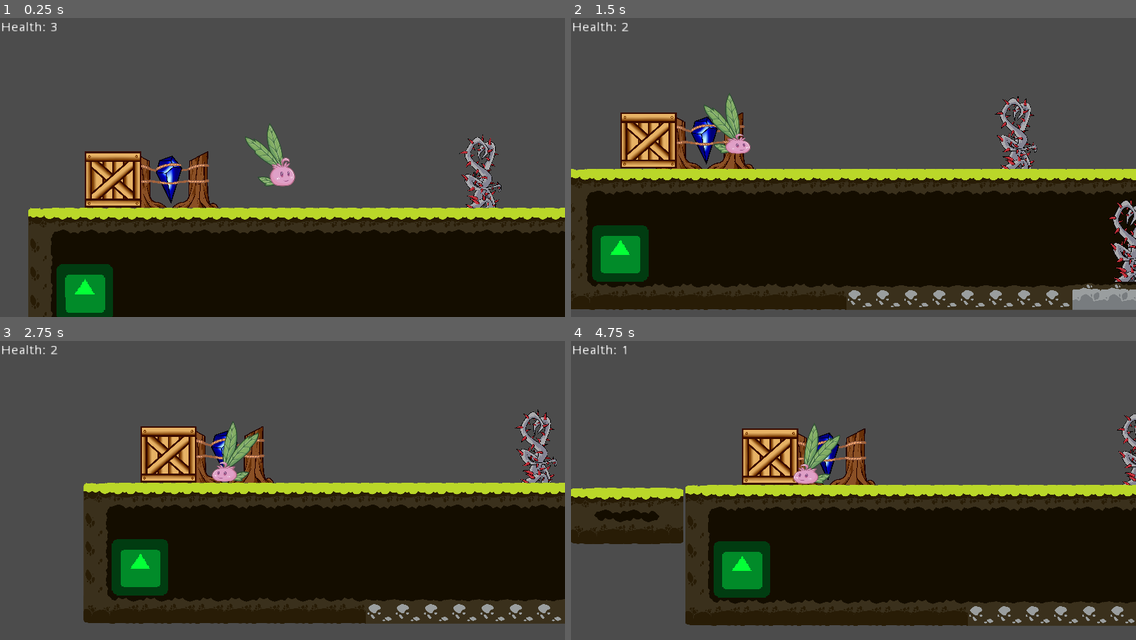
Above: before the commit, frames 1-4 (two rows, left to right).
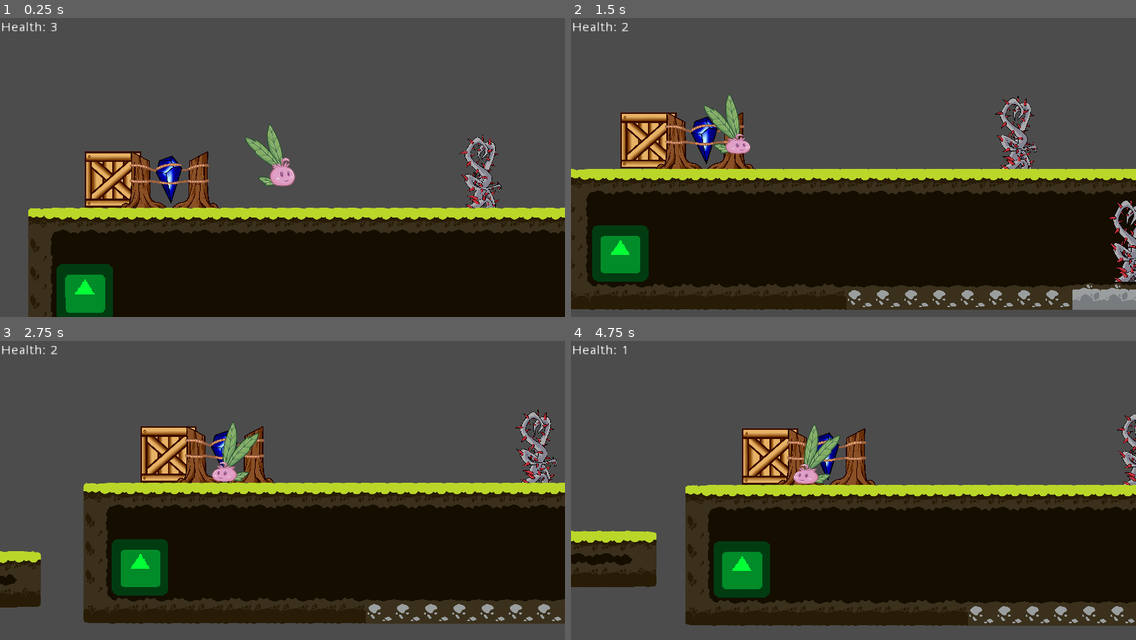
Above: after the commit, the same moments.

Repository: DamianKoch1/OnionsAdventure
Game: Godot game, scene res://Levels/Prototype.tscn
The game is run twice, just before and just after one commit, with the same random seed, the same clock (stepped at 60 frames per second) and the same inputs. The project has no main scene, so this scene is started directly. The engine's default icon, where the game draws it, is replaced by a stand-in: a white triangle on a blue panel in a dark square.
Inputs:
- Up to frame 1 (0.25 s): no input
- Up to frame 2 (1.5 s): hold Right (ui_right) from 0.53 s (still down); tap Space (jump) at 0.6, 0.77, 1.07 s; tap E (push) at 1.35 s
- Up to frame 3 (2.75 s): tap Space (jump) at 1.52, 1.55, 1.82, 2.1 s; release Right (ui_right) at 2.03 s; hold Left (ui_left) from 2.03 s (still down)
- Up to frame 4 (4.75 s): release Left (ui_left) at 2.78 s; hold Right (ui_right) 2.78-4.28 s; tap E (push) at 2.85, 4.35 s; tap Space (jump) at 3.02, 3.05, 3.32, 3.6, 3.77, 4.07, 4.52, 4.55 s; hold Left (ui_left) from 4.28 s (still down)

The runs differ from the first frame. In frame 1, 0.3% of the frame differs, in the area x 21-25%, y 45-64%; in frame 2, 0.3%; in frame 3, 1.7%; in frame 4, 6.0%, in the area x 0-100%, y 29-83%.

Commit message:
box correctly behaves on moving platforms

Diff:
--- a/Levels/Level 1.tscn
+++ b/Levels/Level 1.tscn
@@ -18,7 +18,7 @@
 [ext_resource path="res://Assets/Trees/asset_tree_stump_large_1.png" type="Texture" id=16]
 [ext_resource path="res://Assets/Stones/asset_stone_large_2.png" type="Texture" id=17]
 
-[node name="Node2D" index="0" instance=ExtResource( 1 )]
+[node name="Node2D" instance=ExtResource( 1 )]
 
 _sections_unfolded = [ "Transform" ]
 
--- a/Levels/Prototype.tscn
+++ b/Levels/Prototype.tscn
@@ -17,7 +17,7 @@
 [ext_resource path="res://Objects/Obstacles/DamagingObstacle.tscn" type="PackedScene" id=15]
 [ext_resource path="res://Assets/asset_vine_thorns_1.png" type="Texture" id=16]
 
-[node name="Node" type="Node"]
+[node name="Node" type="Node" index="0"]
 
 [node name="Goal" parent="." index="0" instance=ExtResource( 1 )]
 
@@ -139,7 +139,7 @@
 position = Vector2( -224, 544 )
 script = ExtResource( 7 )
 _sections_unfolded = [ "Transform" ]
-platformSpeed = 2
+platformSpeed = 0.8
 
 [node name="TileMap" parent="EarthStone5" index="0" instance=ExtResource( 8 )]
 
--- a/Objects/Box/Box.gd
+++ b/Objects/Box/Box.gd
@@ -5,8 +5,11 @@
 export var brakeSpeed = 0.08
 onready var isPushed = false
 export var gravity = 12
+onready var worldNode = get_parent()
+onready var ray = $RayCast2D
 
 func _physics_process(delta):
+	rayUpdate()
 	if isPushed == true:
 		motion.x = player.motion.x
 		if abs(player.motion.y) >= 20 || abs(motion.y) >= 20:
@@ -25,3 +28,24 @@
 			elif isPushed == false:
 				isPushed = true
 				global_position.x = global_position.x + (global_position.x - player.global_position.x)/4.2
+
+func rayUpdate():
+	ray.force_raycast_update()
+	if ray.is_colliding():
+		var col = ray.get_collider()
+		if col.get_class() == "Area2D":
+			ray.add_exception(col)
+		if global_position.distance_to(ray.get_collision_point()) <= 40:
+			attachTo(col)
+		elif global_position.distance_to(ray.get_collision_point()) > 40:
+			attachTo(worldNode)
+	else:
+		attachTo(worldNode)
+
+func attachTo(obj):
+	if obj.get_class() != "Area2D":
+		var transf = get_global_transform()
+		get_parent().remove_child(self)
+		obj.add_child(self)
+		set_global_transform(transf)
+		rotation_degrees = 0
--- a/Objects/Box/Box.tscn
+++ b/Objects/Box/Box.tscn
@@ -50,4 +50,11 @@
 scale = Vector2( 1, 0.52833 )
 shape = SubResource( 2 )
 
+[node name="RayCast2D" type="RayCast2D" parent="." index="3"]
+
+enabled = true
+exclude_parent = true
+cast_to = Vector2( 0, 50 )
+collision_mask = 1
+
 [connection signal="body_entered" from="Area2D" to="." method="_on_Area2D_body_entered"]
--- a/Objects/Runes/EarthStone.gd
+++ b/Objects/Runes/EarthStone.gd
@@ -4,7 +4,7 @@
 onready var pos1 = $State1.global_position
 onready var pos2 = $State2.global_position
 
-export var platformSpeed = 2
+export (float) var platformSpeed = 2
 
 var moveDistance = 0
 var offset = 0
--- a/Player/Player.gd
+++ b/Player/Player.gd
@@ -49,16 +49,15 @@
 			global_scale.y = 0.5
 			newAnim = "Onion_JumpDown"
 		climb:
-			#cimb anim
+			#cimb anim?
 			newAnim = "Onion_Idle"
 		dead:
+			#death anim
 			rotation_degrees = 90
 			$AnimationPlayer.stop()
 
 func _ready():
 	setState(idle)
-
-
 
 func _physics_process(delta):
 	if state != dead:
@@ -92,7 +91,6 @@
 			motion.x = 0
 
 		if is_on_floor():
-
 			if motion.x == 0 && state != climb:
 				setState(idle)
 			if Input.is_action_just_pressed("jump"):
